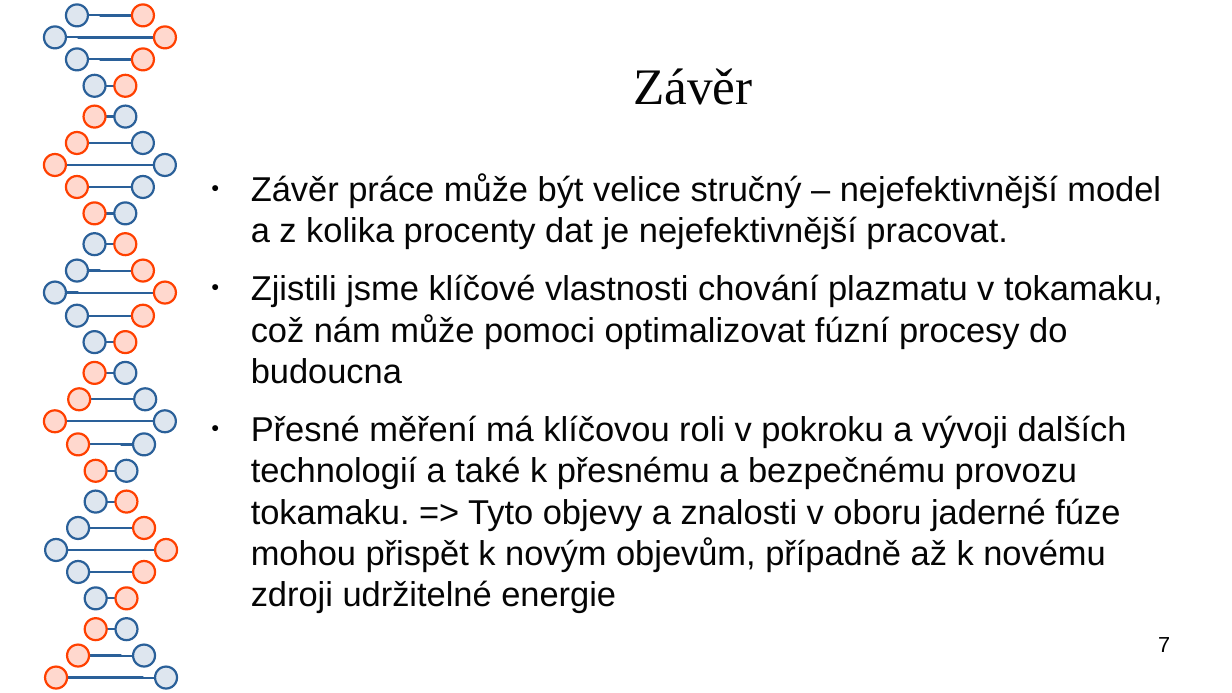
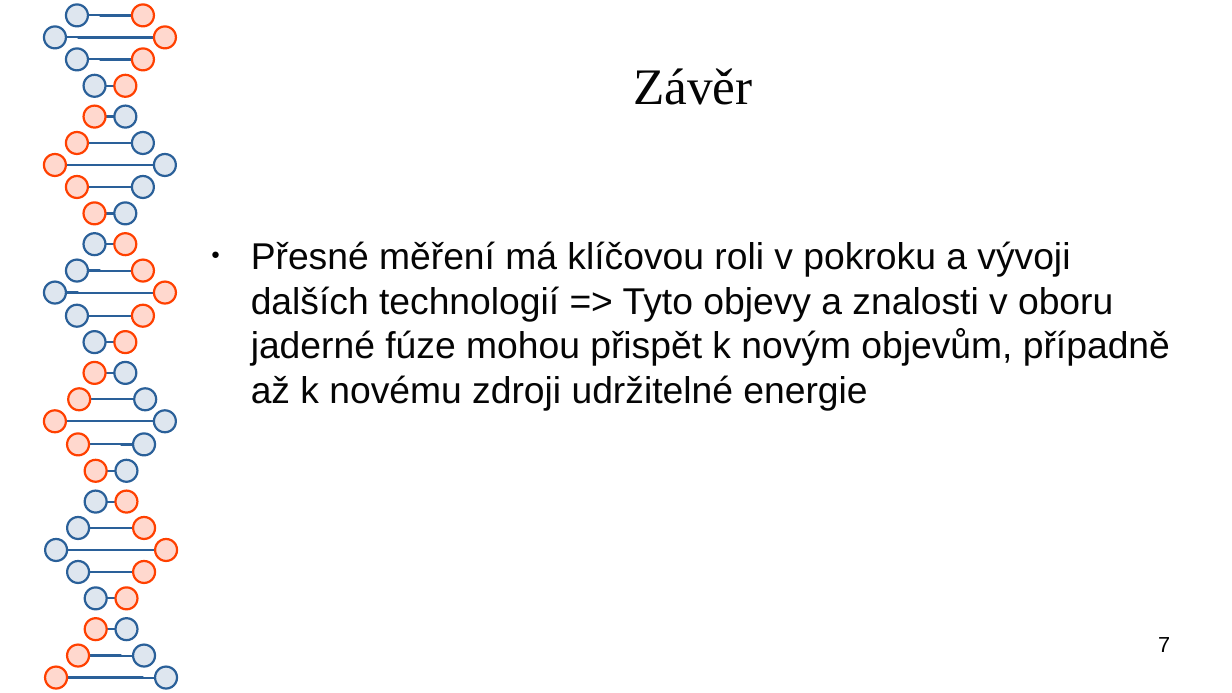
Before and after one commit to calamitymoon/skola, a slide deck: slide 7 of pvp/soutez/hackathon-2024/1. uloha/Prezentace.odp. Drawn at 1232x693 pixels with LibreOffice and Linux fonts; fonts in the diff are those of the drawing. Boxes give left, top, right and bottom in pixels: in the first picture for what was removed or moved away, otherwise in the second. Text is boxed around its words. In the diff, an @@ line names an element or a change of style, - is before the commit and + after.

```diff
--- a/pvp/soutez/hackathon-2024/1. uloha/Prezentace.odp
+++ b/pvp/soutez/hackathon-2024/1. uloha/Prezentace.odp
@@ text at (251,241,1170,411): text changed; size 22.2 to 24 pt @@
-● Závěr práce může být velice stručný – nejefektivnější model a z kolika procenty dat je nejefektivnější pracovat.
-● Zjistili jsme klíčové vlastnosti chování plazmatu v tokamaku, což nám může pomoci optimalizovat fúzní procesy do budoucna
-● Přesné měření má klíčovou roli v pokroku a vývoji dalších technologií a také k přesnému a bezpečnému provozu tokamaku. => Tyto objevy a znalosti v oboru jaderné fúze mohou přispět k novým objevům, případně až k novému zdroji udržitelné energie
+● Přesné měření má klíčovou roli v pokroku a vývoji dalších technologií => Tyto objevy a znalosti v oboru jaderné fúze mohou přispět k novým objevům, případně až k novému zdroji udržitelné energie
```
Also in this commit, not shown: 6 other slides changed, 28 other files.
